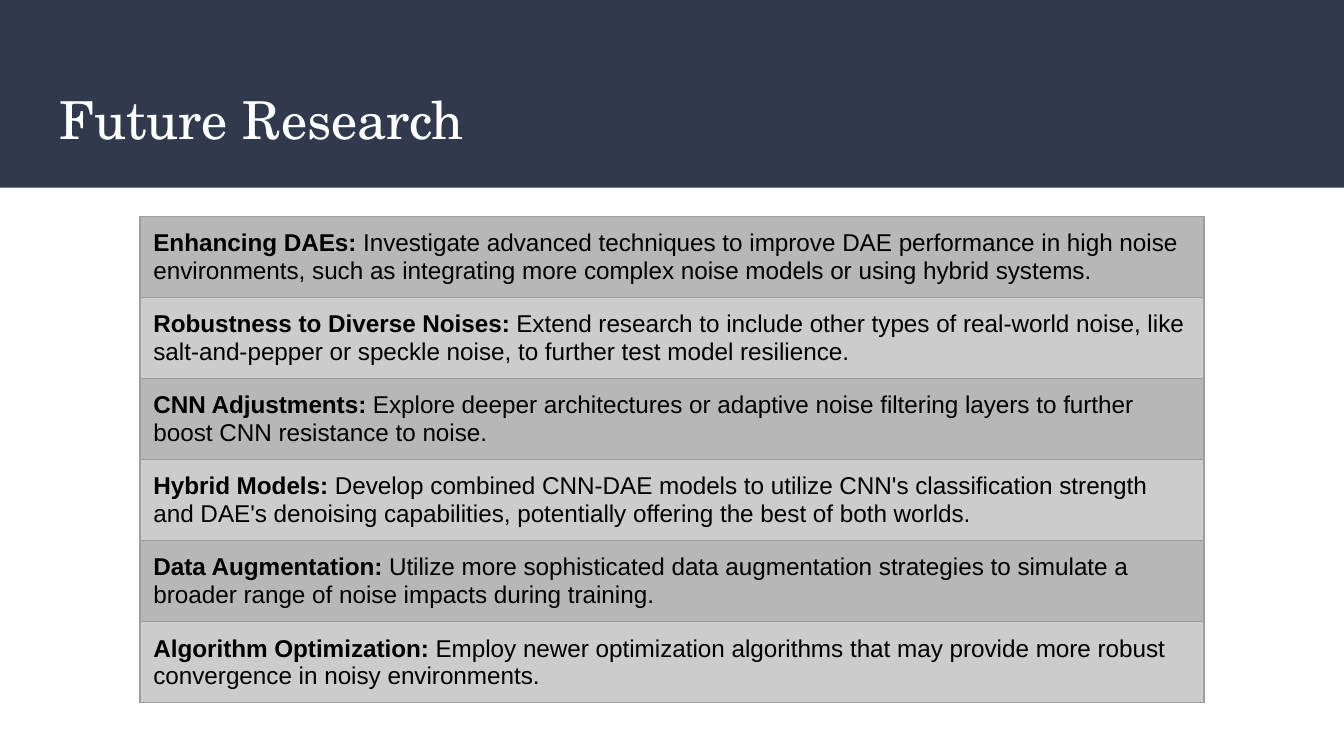
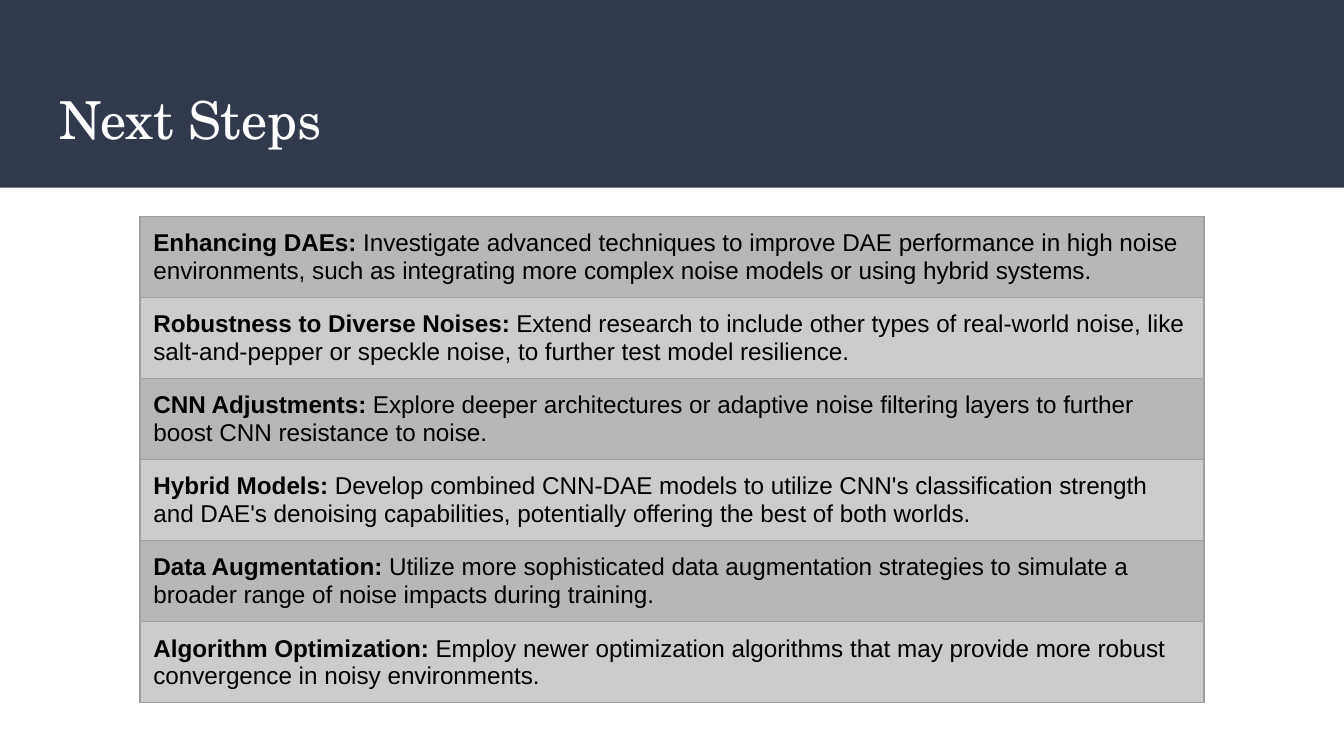
Before and after one commit to csci595-research-lit-spring-2024/595-class-project-spring-2024-bharathmp09, a slide deck: slide 10 of presentations/FinalPresentation_Comparative Analysis of Denoising Autoencoder and Convolutional Neural Networks for MNIST Classification.pptx (slide 7 before the commit). Drawn at 1344x756 pixels with LibreOffice and Linux fonts; fonts in the diff are those of the drawing. Boxes give left, top, right and bottom in pixels: in the first picture for what was removed or moved away, otherwise in the second. Text is boxed around its words. In the diff, an @@ line names an element or a change of style, - is before the commit and + after.

```diff
--- a/presentations/FinalPresentation_Comparative Analysis of Denoising Autoencoder and Convolutional Neural Networks for MNIST Classification.pptx
+++ b/presentations/FinalPresentation_Comparative Analysis of Denoising Autoencoder and Convolutional Neural Networks for MNIST Classification.pptx
@@ title at (x1=59, y1=100, x2=321, y2=150): text changed @@
-Future Research
+Next Steps
```
Also in this commit, not shown: 2 other slides changed, 3 slides added, 1 other file.
